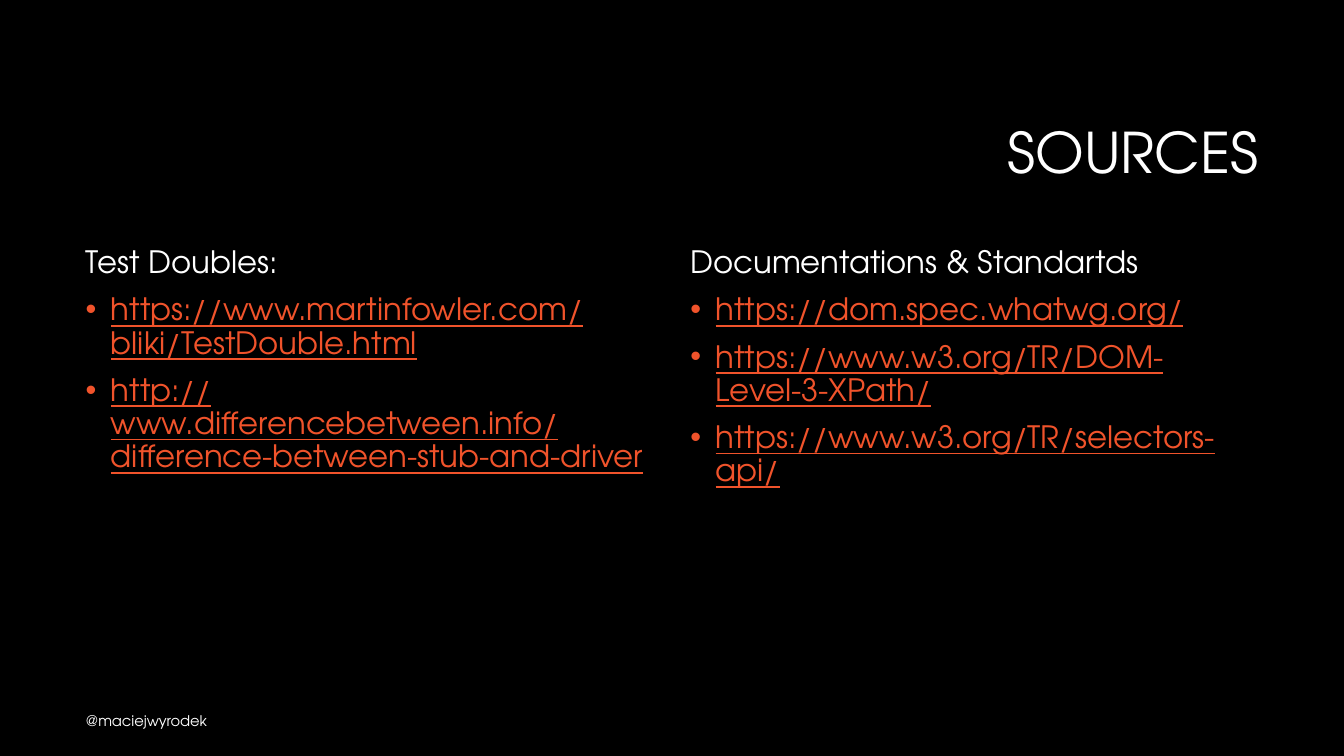
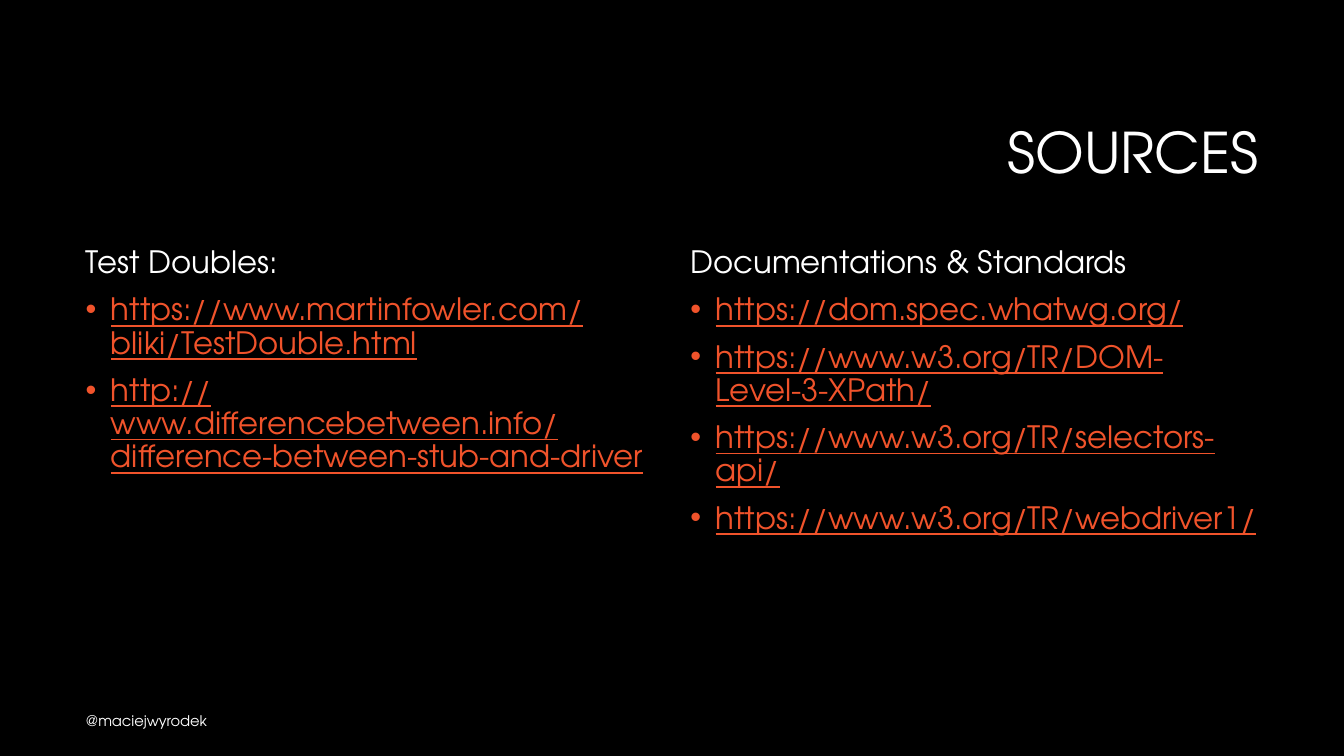
Before and after one commit to mwyrodek/SeleniumPresentation, a slide deck: slide 46 of docs/selenium.pptx (slide 44 before the commit). Drawn at 1344x756 pixels with LibreOffice and Linux fonts; fonts in the diff are those of the drawing; background and template pictures are left out. Boxes give left, top, right and bottom in pixels: in the first picture for what was removed or moved away, otherwise in the second. Text is boxed around its words. In the diff, an @@ line names an element or a change of style, - is before the commit and + after.

```diff
--- a/docs/selenium.pptx
+++ b/docs/selenium.pptx
@@ text at (690, 250, 1127, 274): text changed @@
-Documentations & Standartds
+Documentations & Standards
@@ text at (716, 506, 1256, 536): paragraph added @@
+• https://www.w3.org/TR/webdriver1/
```
Also in this commit, not shown: 8 other slides changed, 4 slides added, 1 slide removed, 1 other file.
